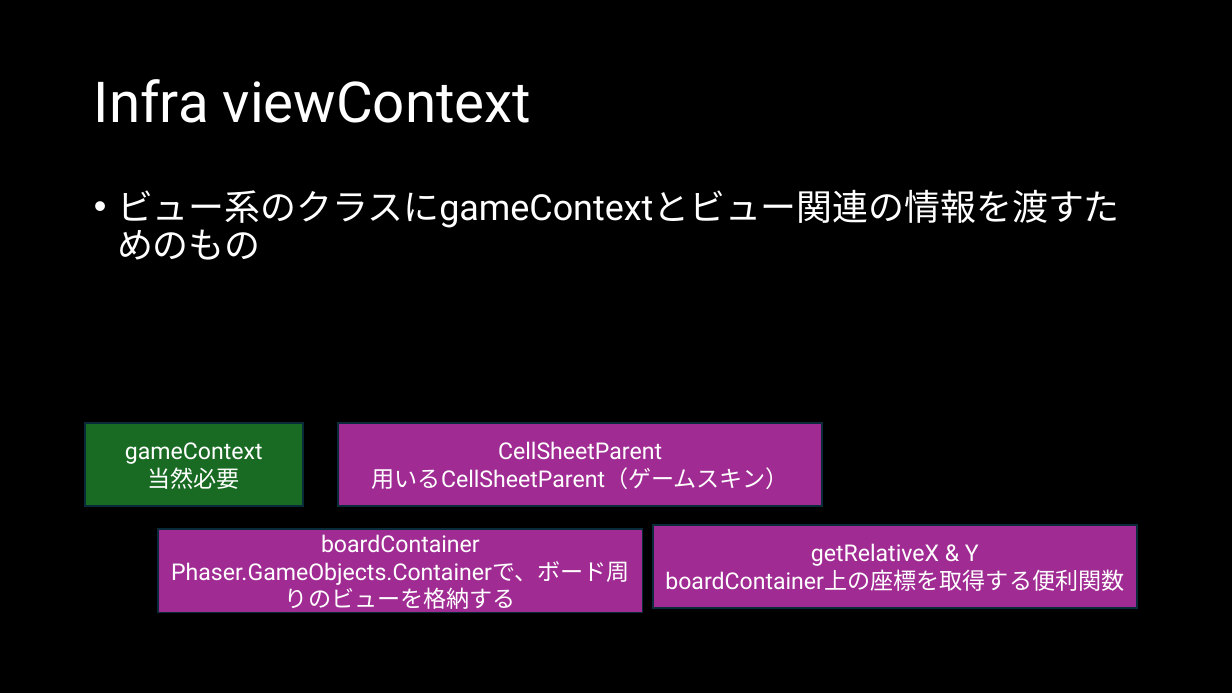
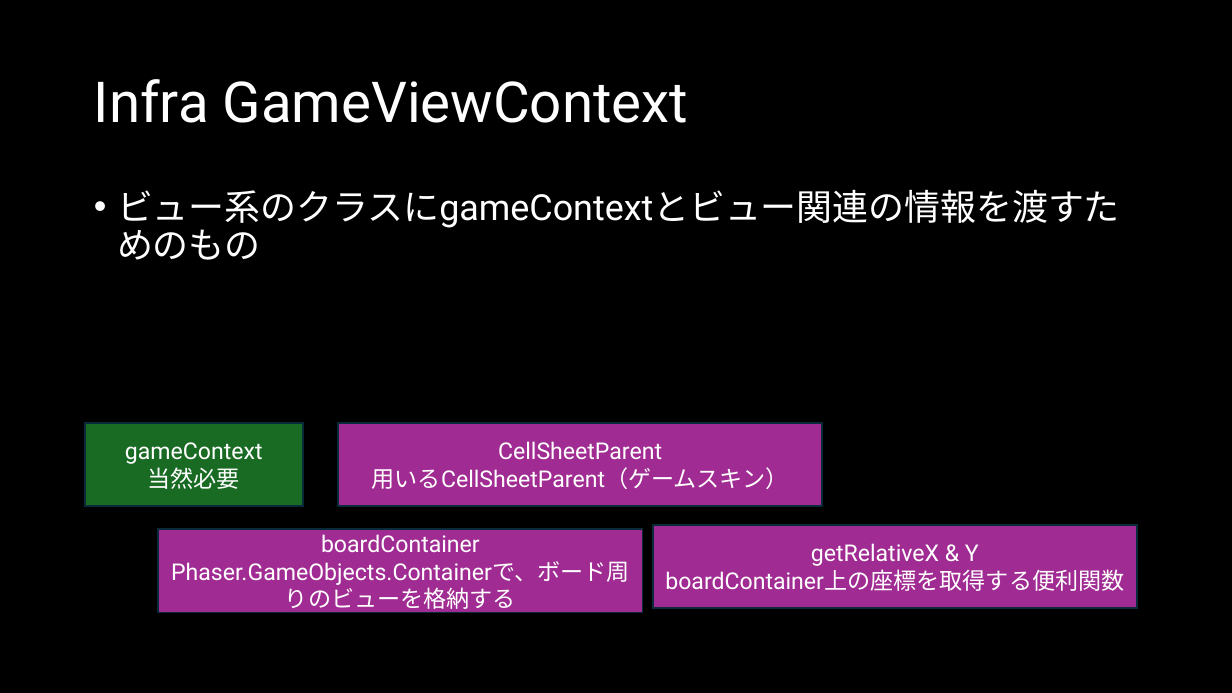
Before and after one commit to Ito-Hideaki/teresource, a slide deck: slide 29 of docs/DocToUnderstandTeresource.pptx (slide 6 before the commit). Drawn at 1232x693 pixels with LibreOffice and Linux fonts; fonts in the diff are those of the drawing. Boxes give left, top, right and bottom in pixels: in the first picture for what was removed or moved away, otherwise in the second. Text is boxed around its words. In the diff, an @@ line names an element or a change of style, - is before the commit and + after.

```diff
--- a/docs/DocToUnderstandTeresource.pptx
+++ b/docs/DocToUnderstandTeresource.pptx
@@ title at (94, 79, 688, 123): text changed @@
-Infra viewContext
+Infra GameViewContext
```
Also in this commit, not shown: 6 other slides changed, 21 slides added.
